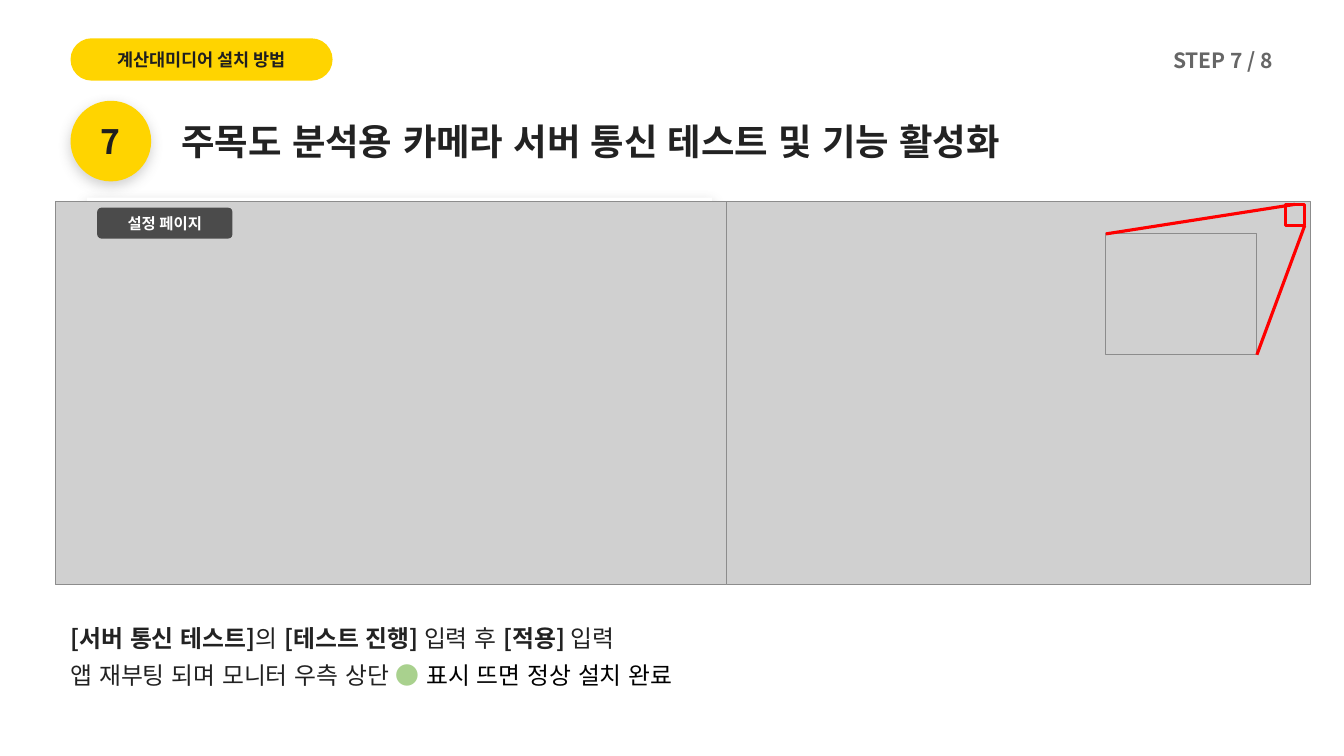
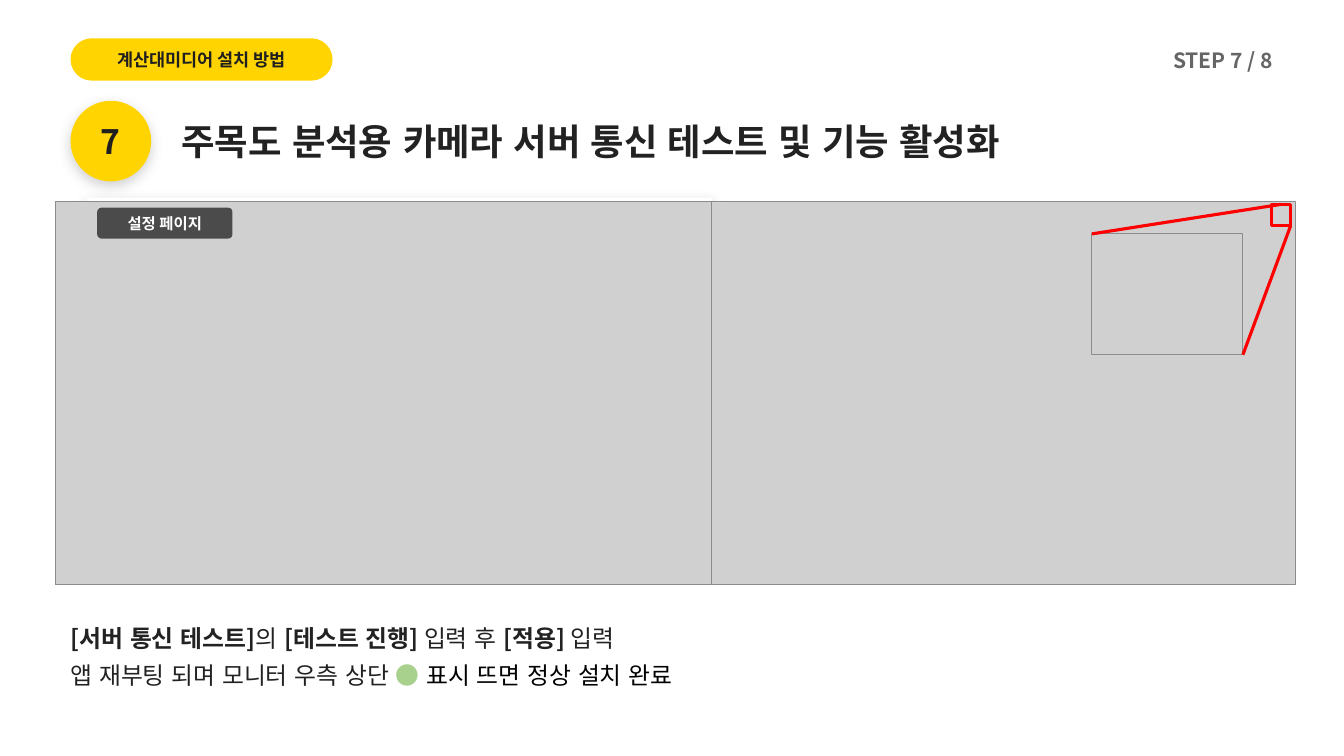
Before and after one commit to alsdn2947/ars, a slide deck: slide 30 of 이마트_AI카메라_설치매뉴얼.pptx (slide 28 before the commit). Drawn at 1344x756 pixels with LibreOffice and Linux fonts; fonts in the diff are those of the drawing; grey boxes stand for pictures. Boxes give left, top, right and bottom in pixels: in the first picture for what was removed or moved away, otherwise in the second. Text is boxed around its words. In the diff, an @@ line names an element or a change of style, - is before the commit and + after.

```diff
--- a/이마트_AI카메라_설치매뉴얼.pptx
+++ b/이마트_AI카메라_설치매뉴얼.pptx
@@ picture resized from (x1=55, y1=202, x2=744, y2=585) to (x1=55, y1=202, x2=712, y2=585) @@
@@ 2 pictures, 2 lines, 1 rectangle moved together from (x1=726, y1=202, x2=1311, y2=585) to (x1=712, y1=202, x2=1297, y2=585) @@
```
Also in this commit, not shown: 10 other slides changed, 1 slide added, 2 other files.
